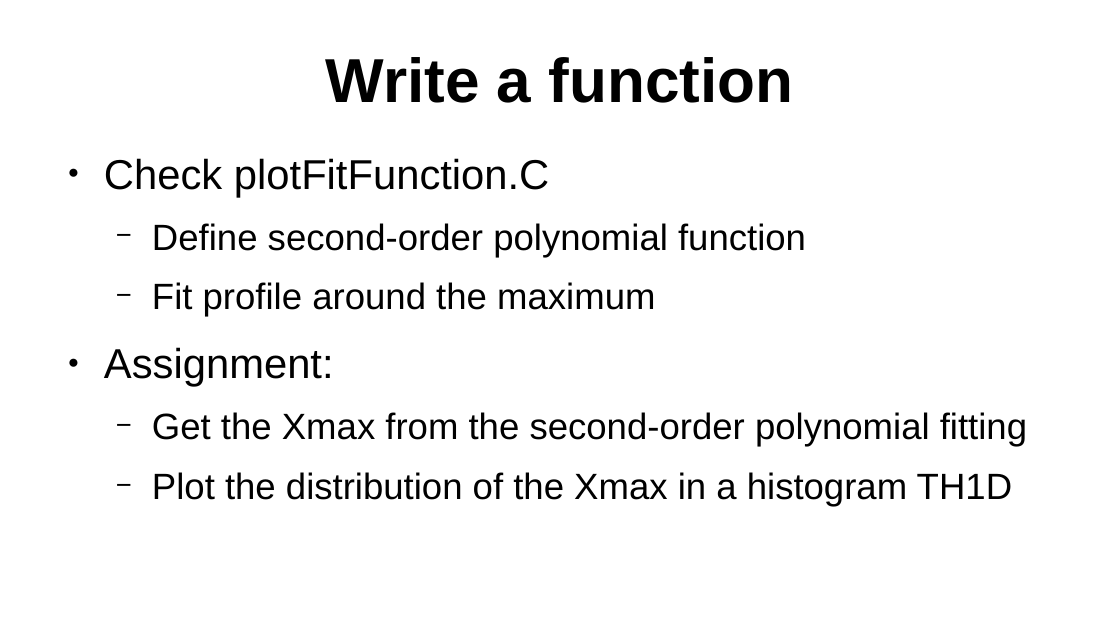
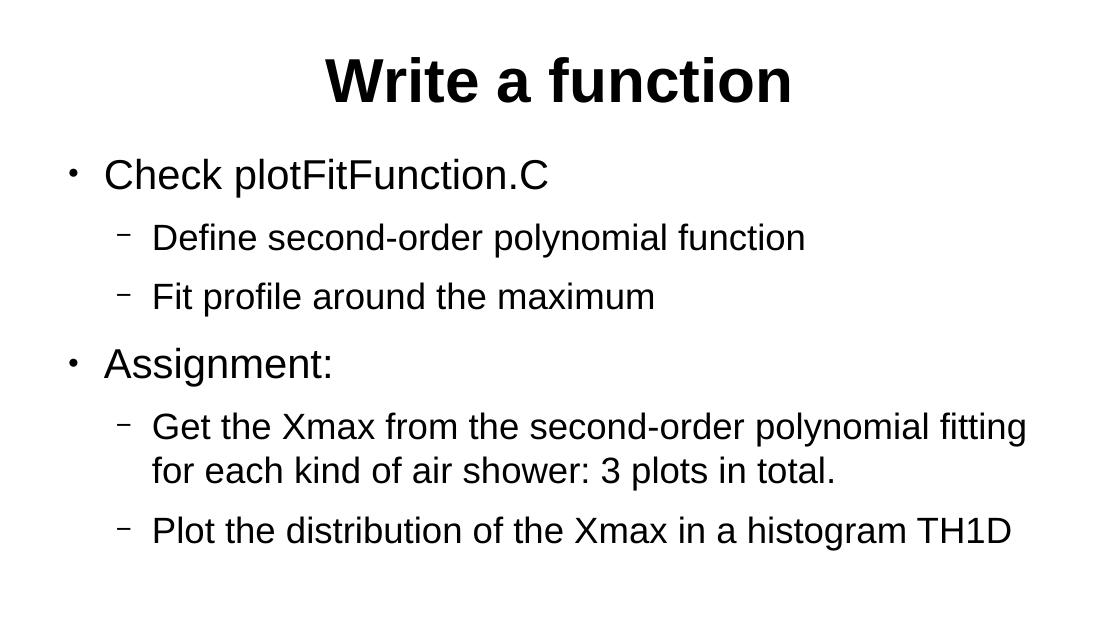
Before and after one commit to andresgd17/Bachelor_project, a slide deck: slide 27 of ROOT_tutorial.odp (slide 26 before the commit). Drawn at 1120x630 pixels with LibreOffice and Linux fonts; fonts in the diff are those of the drawing. Boxes give left, top, right and bottom in pixels: in the first picture for what was removed or moved away, otherwise in the second. Text is boxed around its words. In the diff, an @@ line names an element or a change of style, - is before the commit and + after.

```diff
--- a/ROOT_tutorial.odp
+++ b/ROOT_tutorial.odp
@@ text at (152, 412, 1027, 491): text changed @@
-  − Get the Xmax from the second-order polynomial fitting
+  − Get the Xmax from the second-order polynomial fitting for each kind of air shower: 3 plots in total.
```
Also in this commit, not shown: 2 other slides changed, 1 slide added, 8 other files.
